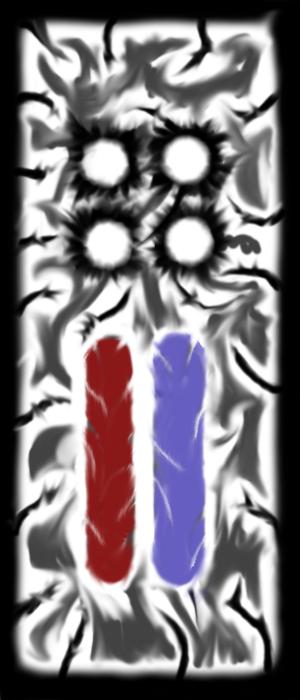
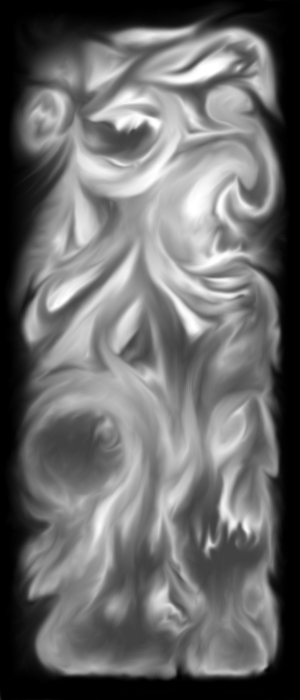
The second 300 x 700 image is a revision of the first. Changes to its layers:
removed layer "Wklejona warstwa #3" over (x1=143, y1=330, x2=219, y2=615)
removed layer "Wklejona warstwa #2" over (x1=75, y1=135, x2=135, y2=274)
removed layer "Warstwa #2" over (x1=157, y1=133, x2=216, y2=270)
removed layer "Warstwa #1" over (x1=78, y1=334, x2=174, y2=592)
removed layer "Warstwa" over (x1=56, y1=104, x2=247, y2=295)
removed layer "Warstwa #3" over (x1=52, y1=311, x2=230, y2=617)
painted on "Tło" over (x1=4, y1=0, x2=300, y2=682)
